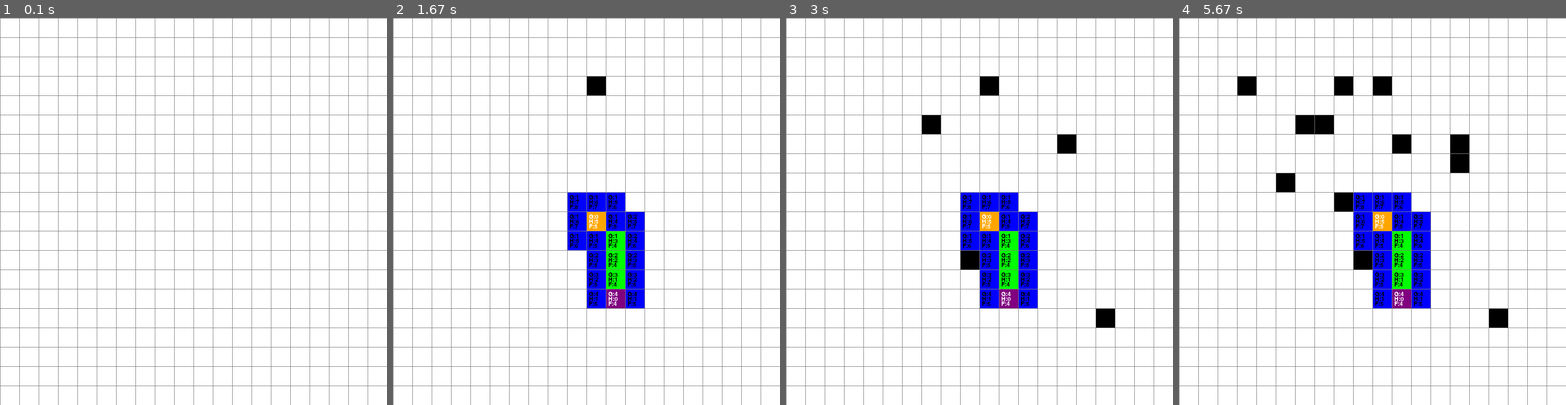
Above: before the commit, frames 1-4 (left to right).
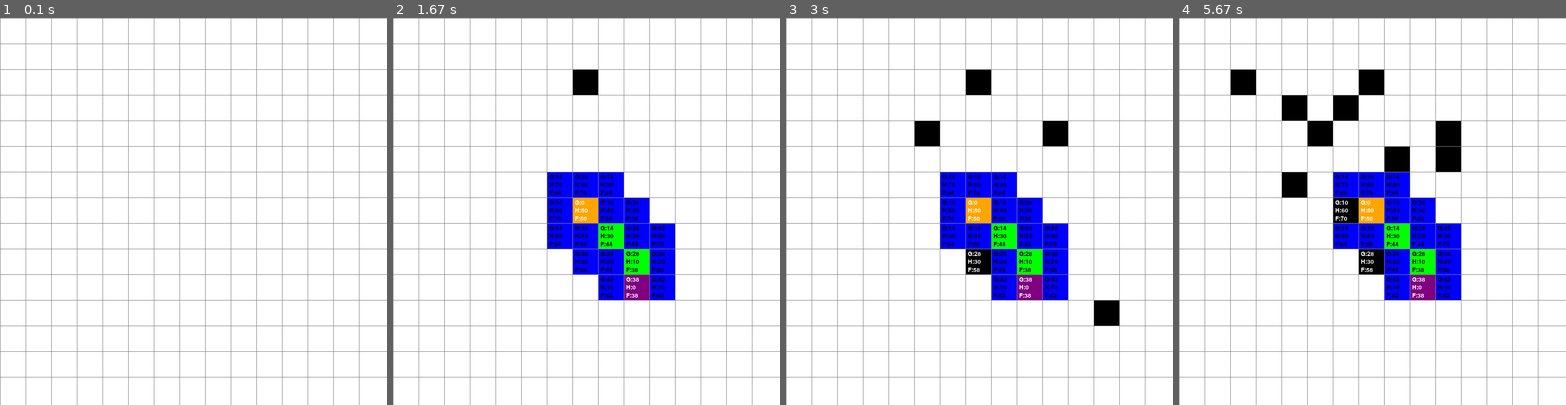
Above: after the commit, the same moments.

Repository: PabloEdu514/Apuntes_IA
Game: pygame game, started from Proyectos/A-asterisco/A-asterisco.py
The game is run twice, just before and just after one commit, with the same random seed, the same clock (stepped at 60 frames per second) and the same inputs.
Inputs (mouse positions are in pixels of both pictures, inside the frame that each line leads up to):
- Up to frame 1 (0.1 s): no input
- Up to frame 2 (1.67 s): click (586, 211) at 0.38 s; click (625, 296) at 0.72 s; tap C at 1 s; click (594, 79) at 1.38 s
- Up to frame 3 (3 s): click (979, 257) at 1.72 s; click (925, 130) at 2.05 s; click (1114, 312) at 2.38 s; click (1060, 141) at 2.72 s
- Up to frame 4 (5.67 s): click (1256, 79) at 3.05 s; right-click (1511, 300) at 3.38 s; click (1287, 180) at 3.72 s; click (1453, 161) at 4.05 s; click (1333, 196) at 4.38 s; click (1298, 118) at 4.72 s; click (1349, 95) at 5.05 s; click (1399, 149) at 5.38 s

The runs differ from the first frame. In frame 1, 8.0% of the frame differs, in the area x 0-100%, y 0-100%; in frame 2, 15%; in frame 3, 16%; in frame 4, 18%.

Commit message:
Version final

Diff:
--- a/Proyectos/A-asterisco/A-asterisco.py
+++ b/Proyectos/A-asterisco/A-asterisco.py
@@ -109,7 +109,7 @@
 def heuristica(nodo1, nodo2):
     x1, y1 = nodo1.get_pos()
     x2, y2 = nodo2.get_pos()
-    return abs(x1 - x2) + abs(y1 - y2)
+    return (abs(x1 - x2) + abs(y1 - y2))*10
 
 def reconstruir_camino(nodo_final):
     actual = nodo_final.padre
@@ -149,7 +149,7 @@
                 if vecino.es_pared() or vecino in lista_cerrada:
                     continue
 
-                nuevo_g = nodo_actual.g + (1.4 if dx != 0 and dy != 0 else 1)
+                nuevo_g = nodo_actual.g + (14 if dx != 0 and dy != 0 else 10)
 
                 if nuevo_g < vecino.g:
                     vecino.g = nuevo_g
@@ -173,7 +173,7 @@
 def main(ventana, ancho):
     pygame.font.init()
     fuente = pygame.font.Font(None, 18)
-    FILAS = 20
+    FILAS = 15
     grid = crear_grid(FILAS, ancho)
     inicio = None
     fin = None
